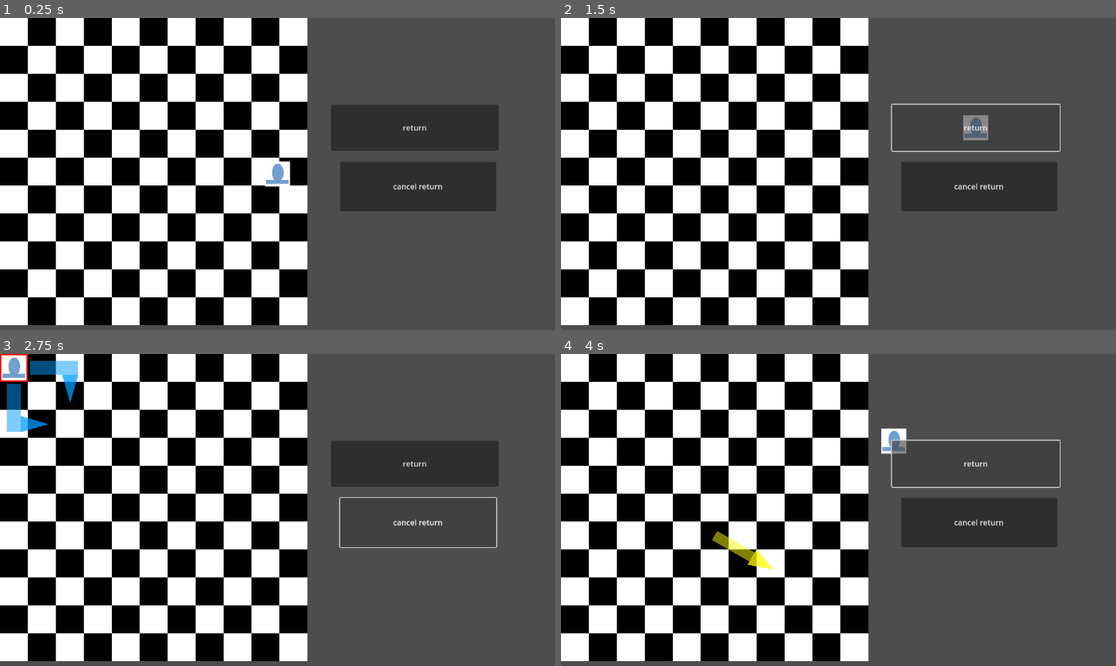
Above: before the commit, frames 1-4 (two rows, left to right).
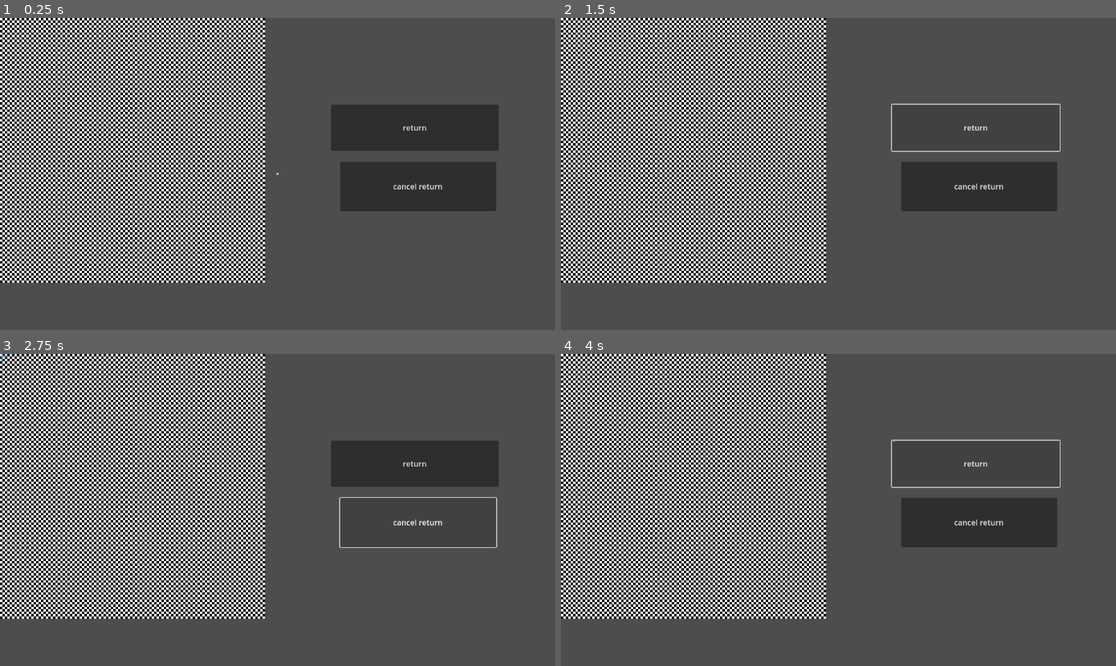
Above: after the commit, the same moments.

Repository: JeanMichel-rgb/echecs-cavalier-toute-les-cases
Game: Godot game, scene res://scenes/main.tscn
Two runs of this game, one before a commit and one after it. Both use one fixed random seed, a clock stepped at 60 frames per second and the inputs below.
Inputs (mouse positions are in pixels of both pictures, inside the frame that each line leads up to):
- Up to frame 1 (0.25 s): no input
- Up to frame 2 (1.5 s): tap Enter at 0.5 s; move the mouse to (960, 158) at 0.52 s; click (960, 158) at 0.6 s; click (977, 127) at 1.25 s, where only the run before the commit has a clickable "return"
- Up to frame 3 (2.75 s): click (416, 522) at 2 s, where only the run before the commit has a clickable "cancel return"
- Up to frame 4 (4 s): move the mouse to (727, 525) at 2.77 s; right-click (727, 525) at 2.85 s; move the mouse to (894, 441) at 3.52 s; click (894, 441) at 3.6 s

The runs differ from the first frame. In frame 1, 41% of the frame differs, in the area x 0-56%, y 0-99%; in frame 2, 41%; in frame 3, 41%; in frame 4, 41%, in the area x 0-63%, y 0-99%.

Commit message:
temp
fhisdghvfusgbvui

Diff:
--- a/scenes/main.tscn
+++ b/scenes/main.tscn
@@ -9,7 +9,7 @@
 script = ExtResource("1_g3sq3")
 square_scene = ExtResource("2_2bsxm")
 arrow_scene = ExtResource("3_dxmbg")
-grid_side = 11
+grid_side = 110
 ckeck_skin = true
 
 [node name="scene" type="Node2D" parent="."]
--- a/scripts/main.gd
+++ b/scripts/main.gd
@@ -32,6 +32,7 @@
 
 func _ready() -> void:
 	init()
+	print("ta mere")
 
 func _process(delta: float) -> void:
 	knight.scale = Vector2(1,1) * 0.9 * square_side_length
